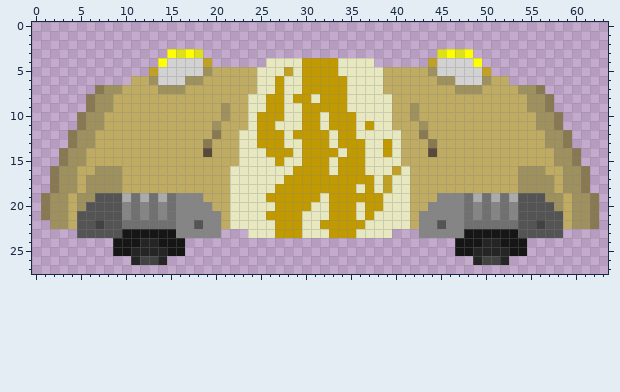
A pixel-art sprite gets an edit: data/ships/lamella/life/static.png. Above is the file before it was changed.
The file is 64x64 pixels. Shown: x 0..63, y 0..27.
After:
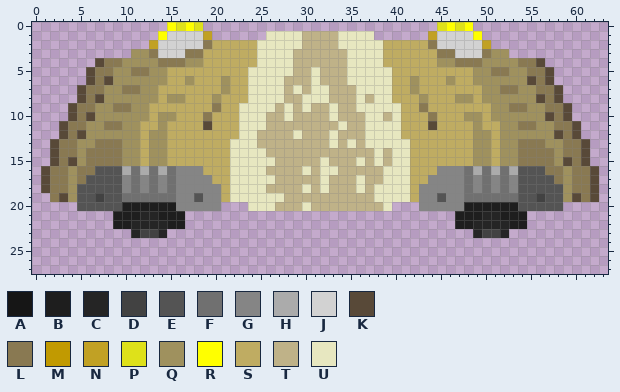
Palette (. is transparent): A #161616  B #1e1e1e  C #252525  D #424242  E #545454  F #707070  G #858585  H #ababab  J #d2d2d2  K #584938  L #897952  M #c19a01  N #c1a124  P #dee11a  Q #9f915e  R #ffff00  S #bfac62  T #bfb288  U #e7e7c0
What changed:
Changed rows in their new state; - is an unchanged pixel.
first column x 1:
 0 --------------RPRP--------------------------PRPR--------------
 1 -------------RJJJJN------UUUUTTTTUUUU------NJJJJR-------------
 2 ------------NJJJJJLSSSSSUUUUUTTTTUUUUUSSSSSLJJJJJN------------
 3 ----------QQLJJJLLSSSSSSUUUUTTTTTTUUUUSSSSSSLLJJJLQQ----------
 4 ------KLLQQQQLLLQQSSSSSSU---TTTTTT---USSSSSSQQLLLQQQQLLK------
 5 -----KLLQQLLQQSSSSS----U---UTTUTTT----U----SSSSSQQLLQQLLK-----
 6 -----KLKQQQQ-QSS-S--Q--U--UTTTUTTT----U--Q--S-SSQ-QQQQKLK-----
 7 ----KL---LLQQSSS----Q--U--UT-TUUTTT---U--Q----SSSQQLL---LK----
 8 ----K-K-QQQQQ-QQ---Q-----UUTTU-UTTT-T-----Q---QQ-QQQQQ-K-K----
 9 ---KL---LLQQ-------LS-U--UT-TUTTUTT----U-SL-------QQLL---LK---
10 ---K-K-QQQQQ-QQ---L-S-U-UTT-TTTTUTTT--TU-S-L---QQ-QQQQQ-K-K---
11 --KL---LLQQ--Q----KS--U-UTTTTTTTTUTTU--U--SK----Q--QQLL---LK--
12 --K-K-QQQQQ-QQ-----S----TTTTUTTT-TTT------S-----QQ-QQQQQ-K-K--
13 -KL---LLLQQ-QQ----S--U--TTTTTTTT-TUT--U-U--S----QQ-QQLLL---LK-
14 -K-L-LLLLQQ-QQ----S--U---TTTTTTTTTTTT-T-U--S----QQ-QQLLLL-L-K-
15 -K-K-LLLLQQ-QQ-------U----TTTTTUTTTUT-T-U-------QQ-QQLLLL-K-K-
16 K-L-LLEEEHFHFHFGGG-------TTTTUTU-TTTTT-U----GGGFHFHFHEEELL-L-K
17 K-L-LEEEEGFGFGFGGGG-------TTTTTUTTTUTTU----GGGGFGFGFGEEEEL-L-K
18 K-L-EEEEEGFGFGFGGGGG-----TTTTUTUTTT-T-U---GGGGGFGFGFGEEEEE-L-K
19 .LKQEED--F-F-F---EGG-----UUTTTTTTTTTTU----GGE---F-F-F--DEEQKLK
20 ....E----BBBBBB----G...---TTTUTTTTTTTT-...G----BBBBBB----E....
21 ........BBBCCBBB..............................BBBCCBBB........
22 -.......BBCCCCBB..............................BBCCCCBB........
23 ----......CDDC......---................---......CDDC......----
24 --------........------------------------------........--------
25 --------........------------------------------........--------
26 ----------....----------------------------------....----------
Changed places in both pictures, as pixel boxes (x1, y1, x2, y2):
changed: (41, 22, 599, 265)
